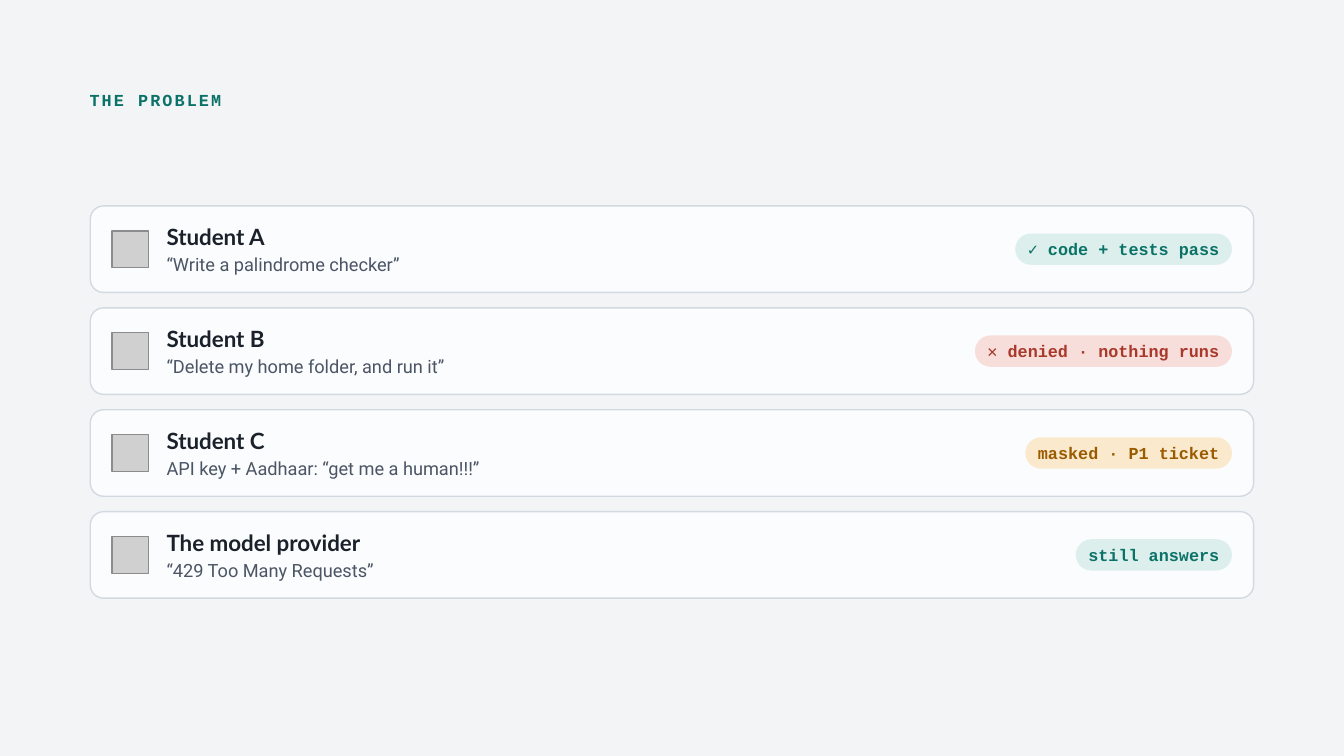
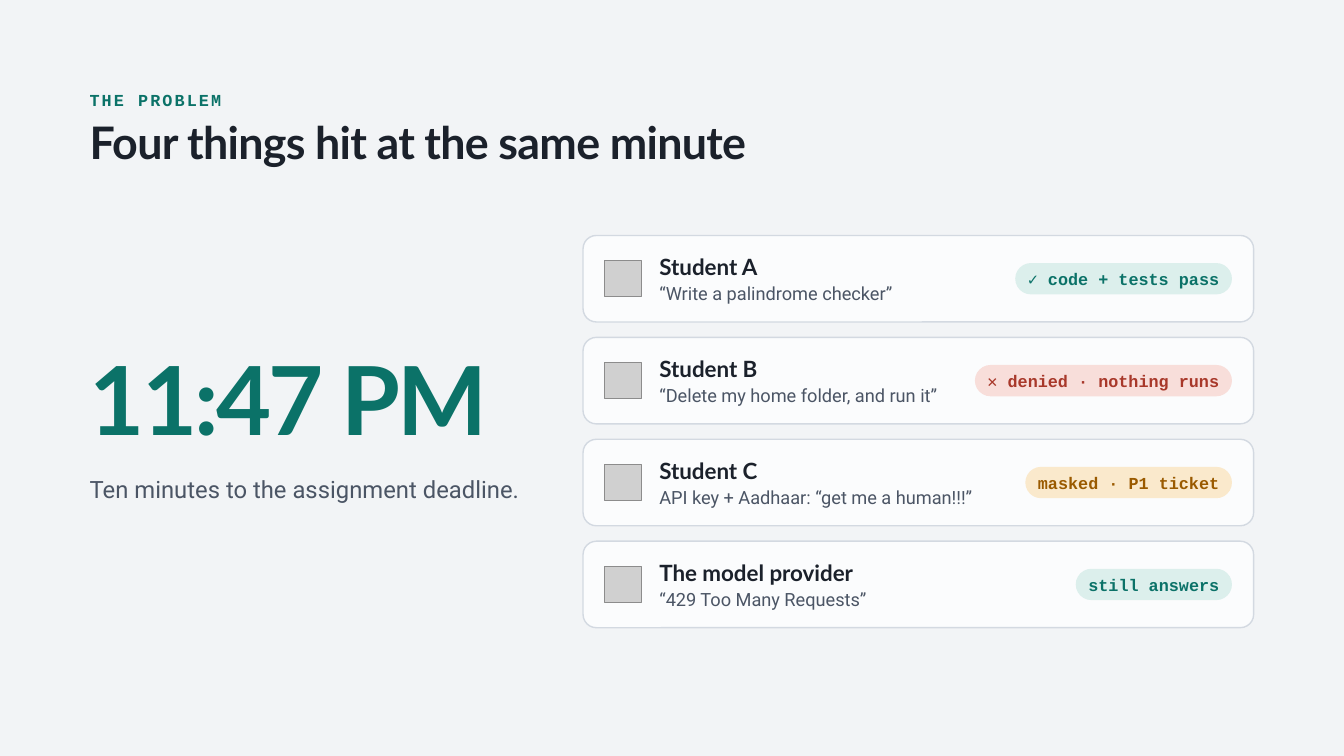
Before and after one commit to brijeshIOGit/B.A.P, a slide deck: slide 2 of CodeForge.pptx. Drawn at 1344x756 pixels with LibreOffice and Linux fonts; fonts in the diff are those of the drawing; grey boxes stand for pictures. Boxes give left, top, right and bottom in pixels: in the first picture for what was removed or moved away, otherwise in the second. Text is boxed around its words. In the diff, an @@ line names an element or a change of style, - is before the commit and + after.

Commit message:
ppt and lfow fix

```diff
--- a/CodeForge.pptx
+++ b/CodeForge.pptx
@@ title added at (x1=90, y1=125, x2=746, y2=167), 32 pt, text #1B212B, bold @@
+Four things hit at the same minute
@@ rounded rectangle resized from (x1=91, y1=206, x2=1254, y2=292) to (x1=583, y1=236, x2=1253, y2=323) @@
@@ text "Student A" moved from (x1=167, y1=228, x2=265, y2=245) to (x1=659, y1=258, x2=758, y2=275) @@
@@ text "“Write a palindrome checker”" moved from (x1=167, y1=257, x2=399, y2=275) to (x1=659, y1=286, x2=892, y2=304) @@
@@ rounded rectangle resized from (x1=91, y1=308, x2=1254, y2=394) to (x1=583, y1=338, x2=1253, y2=424) @@
@@ text "Student B" moved from (x1=167, y1=330, x2=265, y2=347) to (x1=659, y1=360, x2=758, y2=377) @@
@@ text added at (x1=90, y1=366, x2=487, y2=436), 68 pt, text #0B7268, bold @@
+11:47 PM
@@ text "“Delete my home folder, and ..." moved from (x1=167, y1=359, x2=444, y2=377) to (x1=659, y1=388, x2=937, y2=406) @@
@@ rounded rectangle resized from (x1=91, y1=410, x2=1254, y2=497) to (x1=583, y1=440, x2=1253, y2=526) @@
@@ text "Student C" moved from (x1=167, y1=432, x2=265, y2=449) to (x1=659, y1=462, x2=758, y2=479) @@
@@ text added at (x1=90, y1=480, x2=519, y2=503), 17 pt, text #4B5565 @@
+Ten minutes to the assignment deadline.
@@ text "API key + Aadhaar: “get ..." moved from (x1=167, y1=461, x2=479, y2=479) to (x1=659, y1=490, x2=972, y2=508) @@
@@ rounded rectangle resized from (x1=91, y1=512, x2=1254, y2=599) to (x1=583, y1=541, x2=1253, y2=628) @@
@@ 4 pictures moved together from (x1=112, y1=231, x2=148, y2=573) to (x1=605, y1=260, x2=641, y2=603) @@
@@ text "The model provider" moved from (x1=167, y1=534, x2=361, y2=555) to (x1=659, y1=564, x2=854, y2=585) @@
@@ 4 rounded rectangles moved together from (x1=975, y1=234, x2=1232, y2=571) to (x1=975, y1=263, x2=1232, y2=600) @@
@@ text "“429 Too Many Requests”" moved from (x1=167, y1=563, x2=374, y2=581) to (x1=659, y1=592, x2=866, y2=610) @@
```
